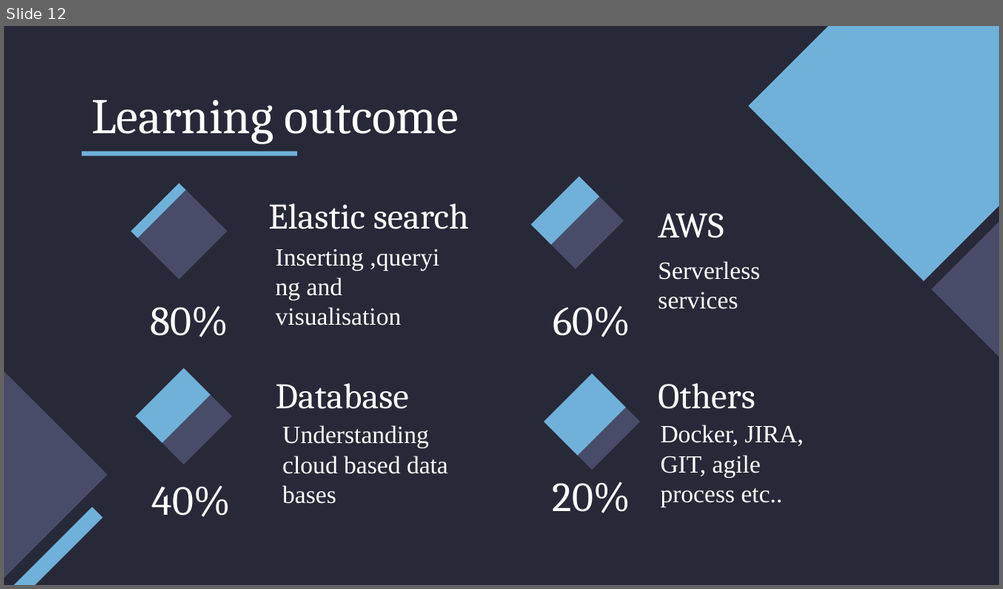
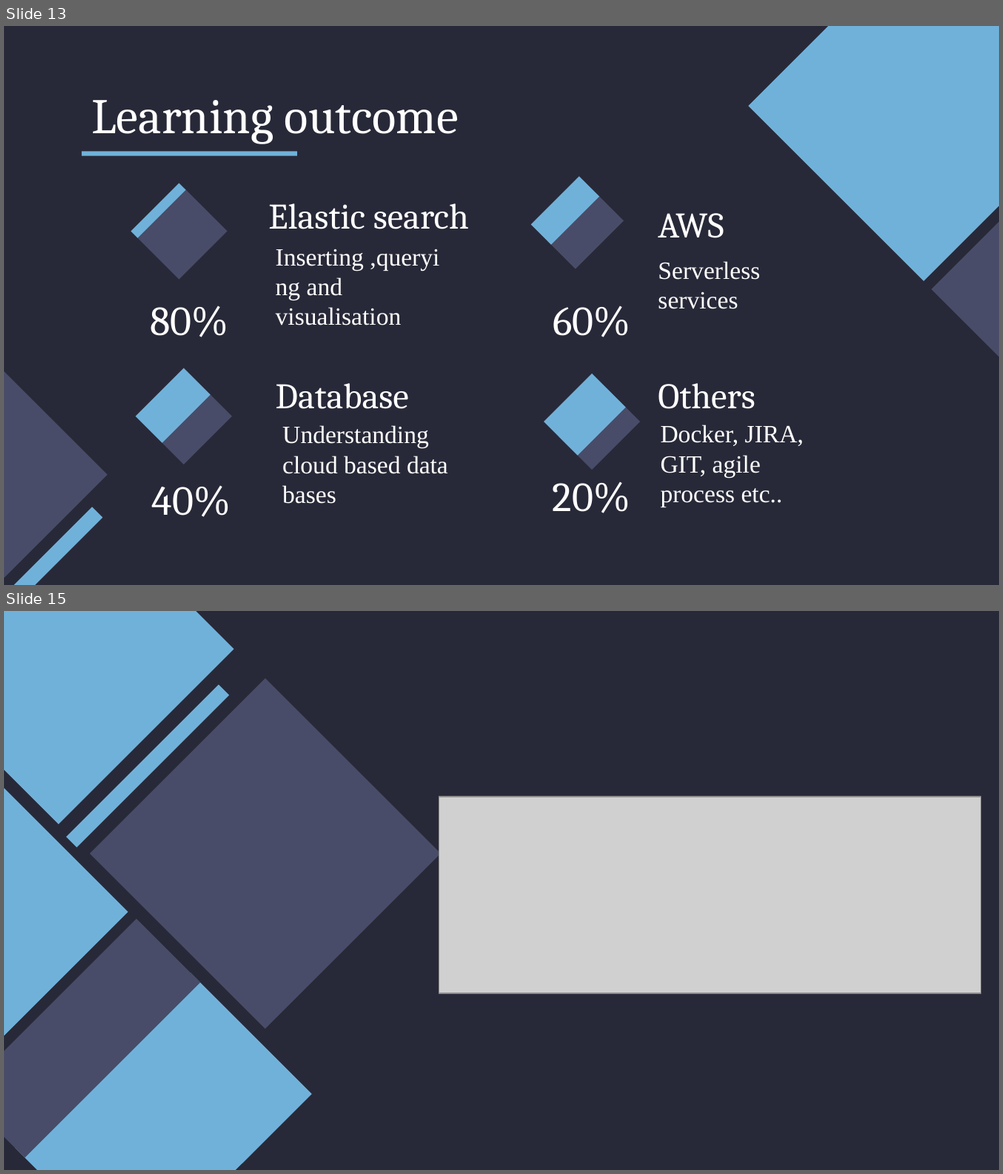
Before and after one commit to mehar-srinivas-chowdari/git-learning, a slide deck: presentation_to_seniors.pptx. Shown one above the other, each under a label of ours: slide 12 before the commit, slides 13 and 15 after it; the slides between them are not shown. The pictures are 1003x589 and 1003x1174 pixels, drawn with LibreOffice and Linux fonts; fonts in the diff are those of the drawing; grey boxes stand for pictures. Boxes give left, top, right and bottom in pixels: in the first picture for what was removed or moved away, otherwise in the second. Text is boxed around its words. In the diff, an @@ line names an element or a change of style, - is before the commit and + after.

```diff
--- a/presentation_to_seniors.pptx
+++ b/presentation_to_seniors.pptx
@@ slide 15 added at [4,611,999,1170], background #282938 @@
@@ rectangle added at [4,611,233,824], fill #70B1DA @@
@@ rectangle added at [66,685,229,849], fill #70B1DA @@
@@ rectangle added at [90,678,440,1028], fill #484C68 @@
@@ rectangle added at [4,737,128,1087], fill #70B1DA @@
@@ picture added at [438,797,981,994] @@
@@ rectangle added at [4,919,201,1158], fill #484C68 @@
@@ rectangle added at [15,974,311,1170], fill #70B1DA @@
@@ what was slide 12 is now slide 13 @@
```
Also in this commit, not shown: 3 other slides added, 2 slides removed.
